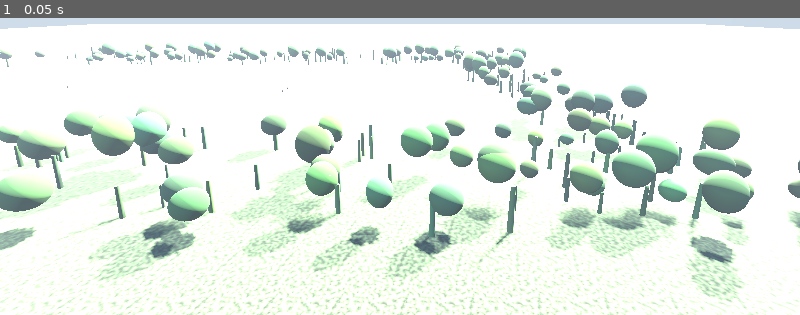
Above: before the commit, frame 1.
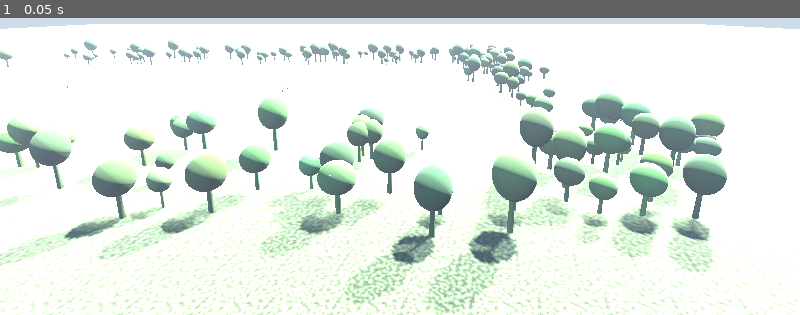
Above: after the commit, the same moment.

Repository: coybot/eco
Game: Godot game, scene res://scenes/environments/gate.tscn
Two runs of this game, one before a commit and one after it. Both use one fixed random seed, a clock stepped at 60 frames per second and the inputs below. This scene is started directly instead of the project's main scene.
Inputs:
- Up to frame 1 (0.05 s): no input

The runs differ from the first frame. In frame 1, 30% of the frame differs, in the area x 0-100%, y 7-100%.

Commit message:
Add operator storyboard: NL mission planner, fixed-wing GCS sim bridge, iOS chat UI
Platform (presidio) improvements:
- control/planning.py + planner: NL -> 2-3 ranked, NFZ-validated fleet plans
  with ETA; clarifying-question ('ask') path; robust local-model JSON parsing.
- Fixed-wing GCS sim bridge (fw_gcs_daemon) + OpenAI/Ollama VLM backend in
  vlm.py so the real MissionLoop runs without local llama.cpp.
- Reliability: SEARCH_AREA pins to an explicit objective coordinate (no
  fixed-wing drift), horizontal geofence + idle loiter in guarded_backend,
  per-mission reset, planner retries.
- Sim: per-class vehicle detect ranges, engine audio, tree-alignment fix.
- iOS DroneOperator: natural-language mission chat (plans/questions/status/
  summary in-thread), map area+NFZ drawing, GCS-mode defaults.

Co-Authored-By: Claude Opus 4.8 <noreply@anthropic.com>

Diff:
--- a/drone/sim/godot/scripts/fixedwing_manager.gd
+++ b/drone/sim/godot/scripts/fixedwing_manager.gd
@@ -40,6 +40,15 @@
 	"wall": 400.0,
 	"aircraft": 300.0,
 	"water_bottle": 40.0,
+	# Ground vehicles: bigger and higher-contrast than a person, so picked up
+	# from farther than the 80 m person default, but still well inside cruise
+	# range — the aircraft must still fly out and close in to localize/confirm,
+	# it can't call a truck from the launch point. All three spellings the
+	# detector/tasking might use map to the same range (see mission_vocab's
+	# vehicle nouns).
+	"pickup truck": 150.0,
+	"truck": 150.0,
+	"car": 150.0,
 }
 const PEER_DETECT_RANGE := 300.0  # m — see the peer pass in detect()
 # The sensing cone MUST be the camera's cone. detect() decides what the mission
@@ -165,6 +174,12 @@
 	mesh.set_script(load("res://scripts/fixedwing_visuals.gd"))
 	body.add_child(mesh)
 
+	# Engine buzz, positional: an AudioStreamPlayer3D on the airframe attenuates
+	# with distance to the active camera (the main window's camera is the audio
+	# listener), so the drone gets louder as it flies toward the viewer and
+	# quieter as it heads away. Looping so it's continuous while airborne.
+	_attach_engine_audio(body)
+
 	# Forward-facing camera for fw_grab_frame — same SubViewport+Camera3D pattern
 	# as fleet_manager.gd's per-vehicle quad/rover cameras (own_world_3d=false so
 	# it sees the real scene). SubViewport doesn't inherit Node3D transforms even
@@ -206,6 +221,51 @@
 	_fw[id] = st
 	_apply_pose(st)
 	print("[FixedWingManager] spawned %s at ENU %v" % [id, pos])
+
+
+## A synthesized, seamlessly-looping propeller/engine buzz. Built in code rather
+## than loaded from a .wav so it needs no Godot import step (running from the
+## binary, not the editor, there is no importer to turn a raw .wav into an
+## AudioStreamWAV — load() returns null).
+static func _make_engine_stream() -> AudioStreamWAV:
+	var sr := 22050
+	var n := int(sr * 2.0)               # 2 s loop
+	var f0 := 95.0                        # fundamental
+	var data := PackedByteArray()
+	data.resize(n * 2)                    # 16-bit mono
+	var harmonics := [[1, 1.0], [2, 0.5], [3, 0.32], [4, 0.18], [6, 0.10]]
+	for i in n:
+		var t := float(i) / sr
+		var am := 0.6 + 0.4 * sin(TAU * 11.0 * t)   # blade-pass warble (integer cycles => seamless)
+		var s := 0.0
+		for h in harmonics:
+			s += float(h[1]) * sin(TAU * f0 * float(h[0]) * t)
+		s *= am / 2.1
+		data.encode_s16(i * 2, int(clampf(s, -1.0, 1.0) * 22000.0))
+	var st := AudioStreamWAV.new()
+	st.format = AudioStreamWAV.FORMAT_16_BITS
+	st.mix_rate = sr
+	st.stereo = false
+	st.data = data
+	st.loop_mode = AudioStreamWAV.LOOP_FORWARD
+	st.loop_begin = 0
+	st.loop_end = n
+	return st
+
+
+## Attach a looping, distance-attenuated engine buzz to an airframe body.
+func _attach_engine_audio(body: Node3D) -> void:
+	var stream := _make_engine_stream()
+	var player := AudioStreamPlayer3D.new()
+	player.name = "engine_audio"
+	player.stream = stream
+	player.autoplay = true
+	player.unit_size = 45.0          # full volume within ~45 m, rolls off beyond
+	player.max_distance = 900.0
+	player.volume_db = 4.0
+	player.attenuation_model = AudioStreamPlayer3D.ATTENUATION_INVERSE_DISTANCE
+	body.add_child(player)
+	player.play()
 
 
 func despawn(id: String) -> void:
--- a/drone/sim/godot/scripts/scene_kit.gd
+++ b/drone/sim/godot/scripts/scene_kit.gd
@@ -178,35 +178,49 @@
 	canopy_mat.vertex_color_use_as_albedo = true
 	canopy.material = canopy_mat
 
+	# Generate each tree's placement ONCE (position, scale, yaw, tint), then
+	# stamp BOTH the trunk and the canopy from that same spec. Previously the
+	# trunk pass and the canopy pass each pulled their own fresh random draws
+	# from `rng`, so the two meshes landed at different x/z with different
+	# per-instance scale — the canopies ended up as spheres floating near, but
+	# not on, unrelated trunks. Sharing one spec keeps every canopy seated on
+	# its own trunk.
+	var trees: Array = []
+	var guard := 0
+	while trees.size() < 220 and guard < 4000:
+		guard += 1
+		var x := rng.randf_range(-120.0, 340.0)
+		var z := rng.randf_range(-150.0, 150.0)
+		# Keep clear of the corridors the aircraft actually fly and of the
+		# search area, so scenery never crowds a beat or blocks a sightline.
+		if absf(z) < 95.0 and x > -60.0 and x < 320.0:
+			continue
+		var s_xz := rng.randf_range(0.7, 1.6)
+		var s_y := s_xz * rng.randf_range(0.8, 1.3)
+		var g := rng.randf_range(0.22, 0.42)
+		trees.append({
+			"x": x, "z": z, "s_xz": s_xz, "s_y": s_y,
+			"yaw": rng.randf_range(0.0, TAU),
+			"col": Color(g * rng.randf_range(0.45, 0.75), g,
+						 g * rng.randf_range(0.35, 0.6)),
+		})
+
 	for spec in [[trunk, 3.0], [canopy, 7.5]]:
 		var mm := MultiMesh.new()
 		mm.transform_format = MultiMesh.TRANSFORM_3D
 		mm.use_colors = true
 		mm.mesh = spec[0]
-		var placed: Array = []
-		mm.instance_count = 220
-		var i := 0
-		var guard := 0
-		while i < mm.instance_count and guard < 4000:
-			guard += 1
-			var x := rng.randf_range(-120.0, 340.0)
-			var z := rng.randf_range(-150.0, 150.0)
-			# Keep clear of the corridors the aircraft actually fly and of the
-			# search area, so scenery never crowds a beat or blocks a sightline.
-			if absf(z) < 95.0 and x > -60.0 and x < 320.0:
-				continue
-			placed.append(Vector2(x, z))
-			# Non-uniform scale and a yaw, so no two are the same silhouette.
-			var s_xz := rng.randf_range(0.7, 1.6)
-			var s_y := s_xz * rng.randf_range(0.8, 1.3)
-			var basis := Basis.from_euler(Vector3(0.0, rng.randf_range(0.0, TAU), 0.0))
-			basis = basis.scaled(Vector3(s_xz, s_y, s_xz))
-			mm.set_instance_transform(i, Transform3D(basis, Vector3(x, float(spec[1]) * s_y, -z)))
-			var g := rng.randf_range(0.22, 0.42)
-			mm.set_instance_color(i, Color(g * rng.randf_range(0.45, 0.75), g,
-										   g * rng.randf_range(0.35, 0.6)))
-			i += 1
-		mm.instance_count = i
+		mm.instance_count = trees.size()
+		for i in trees.size():
+			var t: Dictionary = trees[i]
+			var basis := Basis.from_euler(Vector3(0.0, t["yaw"], 0.0))
+			basis = basis.scaled(Vector3(t["s_xz"], t["s_y"], t["s_xz"]))
+			# Both meshes share x/z and s_y, so the canopy's vertical offset
+			# (7.5) lands it atop the trunk (centre 3.0, height 6) — seated, not
+			# floating — and scales with the same tree.
+			mm.set_instance_transform(i, Transform3D(
+				basis, Vector3(t["x"], float(spec[1]) * t["s_y"], -t["z"])))
+			mm.set_instance_color(i, t["col"])
 		var mmi := MultiMeshInstance3D.new()
 		mmi.multimesh = mm
 		mmi.name = "scenery_%s" % ("trunks" if spec[0] == trunk else "canopies")
Not shown, changed: aws/template.yaml
Not shown, changed: client/ios/DroneOperator/DroneOperator.xcodeproj/project.pbxproj
Not shown, changed: client/ios/DroneOperator/DroneOperator/App/DroneOperatorApp.swift
Not shown, changed: client/ios/DroneOperator/DroneOperator/Config/GCSSettings.swift
Not shown, changed: client/ios/DroneOperator/DroneOperator/DroneOperator.entitlements
Not shown, changed: client/ios/DroneOperator/DroneOperator/Info.plist
Not shown, changed: client/ios/DroneOperator/DroneOperator/Services/APIClient.swift
Not shown, added: client/ios/DroneOperator/DroneOperator/Views/Storyboard/MissionStoryboardView.swift
Not shown, added: client/ios/DroneOperator/DroneOperator/Views/Storyboard/StoryboardController.swift
Not shown, changed: control/conversations.py
Not shown, added: control/planning.py
Not shown, added: control/test_mission_planner.py
(and 11 more such lines)
